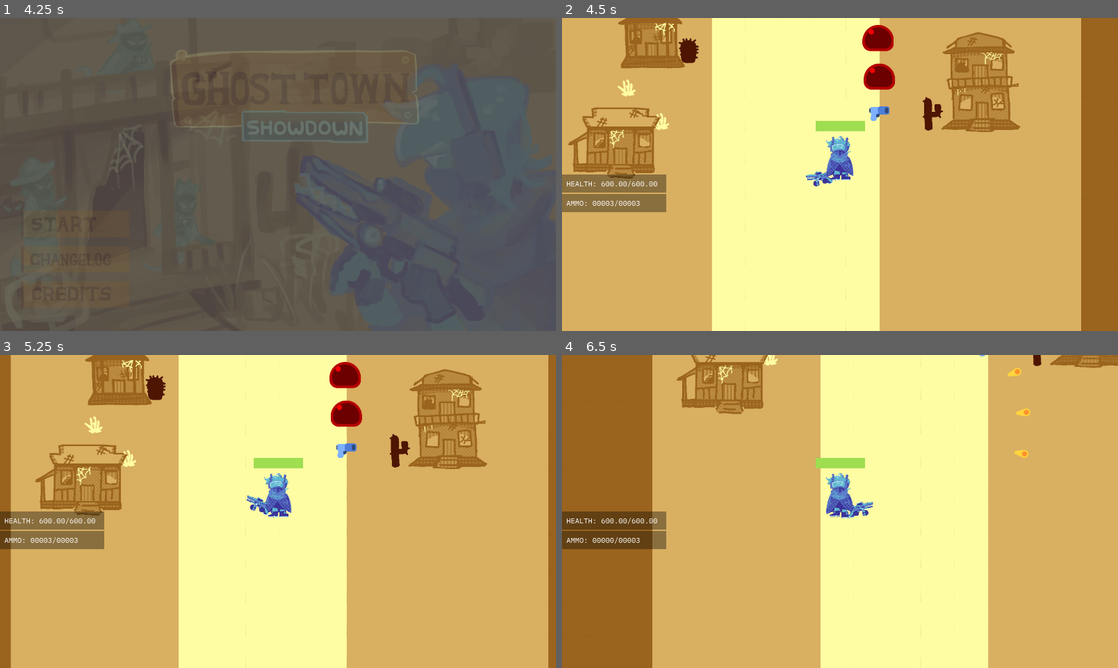
Above: before the commit, frames 1-4 (two rows, left to right).
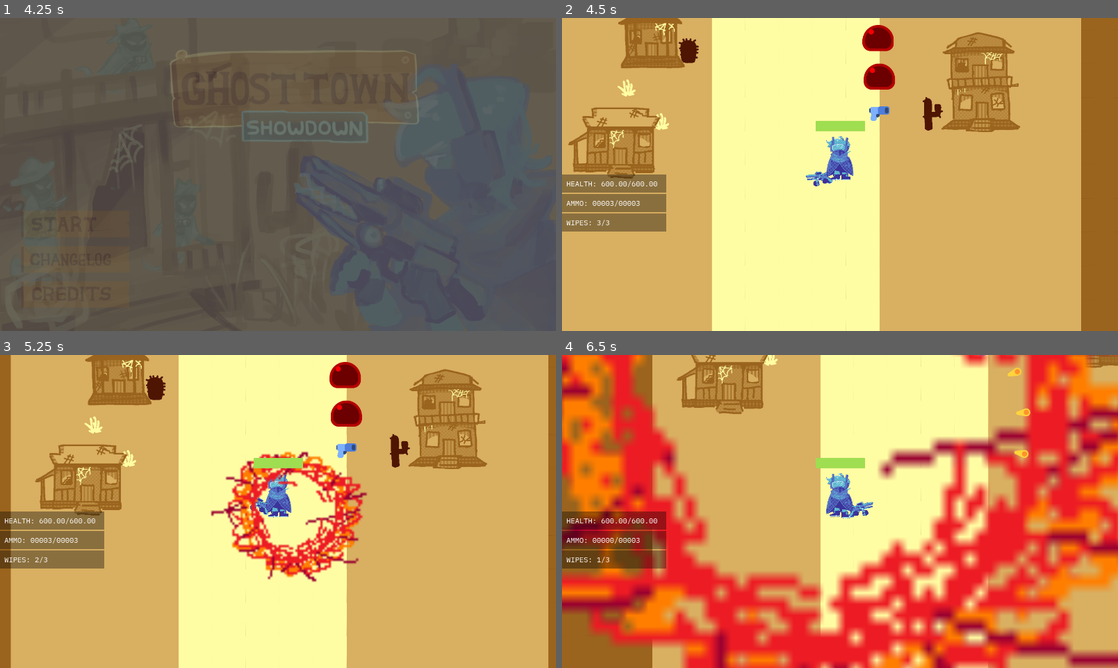
Above: after the commit, the same moments.

Repository: mid-at-coding/imgd-game
Game: Godot game, scene res://scenes/splash_screen.tscn
Two runs of this game, one before a commit and one after it. Both use one fixed random seed, a clock stepped at 60 frames per second and the inputs below.
Inputs (mouse positions are in pixels of both pictures, inside the frame that each line leads up to):
- Up to frame 1 (4.25 s): tap Enter (accept_pickup) at 0.5, 1.25, 1.35, 2, 2.75 s; move the mouse to (400, 158) at 0.52 s; hold D (move_right) 0.53-1.28 s; hold Space (use_wipe, bound only after the commit) 0.53-1.28 s; click (400, 158) at 0.67 s; move the mouse to (166, 190) at 1.27 s; hold S (move_down) 1.28-2.03 s; tap Space (use_wipe, bound only after the commit) at 1.55, 2.85, 3.8 s; move the mouse to (333, 105) at 2.02 s; hold D (move_right) 2.03-2.78 s; hold Space (use_wipe, bound only after the commit) 2.03-2.78 s; move the mouse to (250, 237) at 2.77 s; hold W (move_up) 2.78-3.53 s; click (250, 237) at 2.92 s; move the mouse to (444, 221) at 3.52 s; hold A (move_left) from 3.53 s (still down); hold Enter (accept_pickup) from 3.53 s (still down)
- Up to frame 2 (4.5 s): release A (move_left) at 4.25 s; release Enter (accept_pickup) at 4.25 s; click (639, 224) at 4.25 s
- Up to frame 3 (5.25 s): tap Enter (accept_pickup) at 5 s; move the mouse to (111, 464) at 5.02 s; hold A (move_left) from 5.03 s (still down); tap Space (use_wipe, bound only after the commit) at 5.1 s
- Up to frame 4 (6.5 s): move the mouse to (867, 511) at 5.77 s; release A (move_left) at 5.78 s; hold S (move_down) from 5.78 s (still down); hold Space (use_wipe, bound only after the commit) from 5.78 s (still down); click (867, 511) at 5.92 s

Frame 1 is identical in both runs. In frame 2, 1.1% of the frame differs, in the area x 0-19%, y 62-69%; in frame 3, 6.1%; in frame 4, 56%, in the area x 0-100%, y 0-100%.

Commit message:
Added Screen Wipe

Diff:
--- a/game/project.godot
+++ b/game/project.godot
@@ -125,6 +125,11 @@
 "events": [Object(InputEventKey,"resource_local_to_scene":false,"resource_name":"","device":-1,"window_id":0,"alt_press …(195 unchanged characters)…
 ]
 }
+use_wipe={
+"deadzone": 0.2,
+"events": [Object(InputEventKey,"resource_local_to_scene":false,"resource_name":"","device":-1,"window_id":0,"alt_pressed":false,"shift_pressed":false,"ctrl_pressed":false,"meta_pressed":false,"pressed":false,"keycode":0,"physical_keycode":32,"key_label":0,"unicode":32,"location":0,"echo":false,"script":null)
+]
+}
 
 [layer_names]
 
--- a/game/scenes/player.tscn
+++ b/game/scenes/player.tscn
@@ -107,4 +107,13 @@
 fit_content = true
 scroll_active = false
 
+[node name="ChargeDisplay" type="RichTextLabel" parent="VitalsDisplay" unique_id=1413393872]
+clip_contents = false
+layout_mode = 2
+theme = ExtResource("8_ur7pv")
+theme_override_styles/normal = SubResource("StyleBoxFlat_y4r1p")
+text = "WIPES"
+fit_content = true
+scroll_active = false
+
 [connection signal="health_depleted" from="HappyBoo" to="." method="_on_happy_boo_health_depleted"]
--- /dev/null
+++ b/game/scenes/screen_wipe.gd
@@ -0,0 +1,37 @@
+# This script is responsible for an expanding ring that acts as a screen wipe.
+# Parameters:
+# expansion_time: Time in seconds for the ring to reach max size
+# max_scale: The maximum scale multiplier for the ring
+# Tree:
+# [screen_wipe] : Area2D
+# |_ CollisionShape2D : CollisionShape2D
+extends Area2D
+
+@export var expansion_time : float = 1.5
+@export var max_scale : float = 50.0
+
+var wipe_payload : BulletData
+
+# Initialize damage payload and start expansion animation
+func _ready() -> void:
+	wipe_payload = BulletData.new(0, 0, 9999, BulletData.OwnerClass.PLAYER)
+	var tween = create_tween()
+	tween.tween_property(self, "scale", Vector2.ONE * max_scale, expansion_time)
+	tween.tween_callback(queue_free)
+
+# Apply damage to valid enemy creatures that enter the ring
+func _on_body_entered(body: Node2D) -> void:
+	# Debug print so we can see EXACTLY what the ring is touching
+	print("Screen wipe touched: ", body.name)
+
+	# Check if it has creature data (this matches your bullet_2d.gd logic!)
+	if body.get("creature_data") == null:
+		return
+
+	# Prevent friendly fire
+	if body.get("creature_data").ownerMask == wipe_payload.owner:
+		return
+
+	# Deal the damage
+	if body.has_method("take_damage"):
+		body.take_damage(wipe_payload)
--- /dev/null
+++ b/game/scenes/screen_wipe.tscn
@@ -0,0 +1,23 @@
+[gd_scene format=3 uid="uid://cmbwbprkikbe8"]
+
+[ext_resource type="Script" uid="uid://hiej0x1cx44d" path="res://scenes/screen_wipe.gd" id="1_hugti"]
+[ext_resource type="Texture2D" uid="uid://hi7mxw3kdb7w" path="res://assets/art/FireRing.png" id="2_nu058"]
+
+[sub_resource type="CircleShape2D" id="CircleShape2D_763yj"]
+
+[node name="screen_wipe" type="Area2D" unique_id=1222919200]
+collision_layer = 0
+collision_mask = 3
+script = ExtResource("1_hugti")
+expansion_time = 1.0
+max_scale = 100.0
+
+[node name="CollisionShape2D" type="CollisionShape2D" parent="." unique_id=1234352381]
+shape = SubResource("CircleShape2D_763yj")
+
+[node name="Sprite2D" type="Sprite2D" parent="CollisionShape2D" unique_id=1223470353]
+position = Vector2(-1, 1)
+scale = Vector2(0.51000005, 0.54999995)
+texture = ExtResource("2_nu058")
+
+[connection signal="body_entered" from="." to="." method="_on_body_entered"]
--- a/game/scripts/creature.gd
+++ b/game/scripts/creature.gd
@@ -38,6 +38,9 @@
 @onready var gun : ParameterGun = get_node(creature_data.gunName)
 @onready var health = creature_data.maxhealth
 var player
+
+const SCREEN_WIPE_SCENE = preload("res://scenes/screen_wipe.tscn")
+var wipe_charges : int = 3
 
 func _ready():
 	if creature_data.movement == CreatureData.TargetMode.FOLLOW:
@@ -97,3 +100,15 @@
 # XXX: this should definitely be done a different way
 func _on_happy_boo_health_depleted() -> void:
 	health_depleted.emit()
+
+# Fire screen wipe if creature is player-controlled and has charges
+func _input(event: InputEvent) -> void:
+	# Ensure only the player can use this ability
+	if creature_data.movement != CreatureData.TargetMode.INPUT:
+		return
+
+	if event.is_action_pressed("use_wipe") and wipe_charges > 0:
+		wipe_charges -= 1
+		var wipe = SCREEN_WIPE_SCENE.instantiate()
+		wipe.global_position = global_position
+		get_tree().root.add_child(wipe)
--- a/game/scripts/happy_boo_vitals_display.gd
+++ b/game/scripts/happy_boo_vitals_display.gd
@@ -13,3 +13,5 @@
 	$AmmoDisplay.clear()
 	$AmmoDisplay.add_text("AMMO: %05d/%05d" % \
 		[creature.gun.ammo, ParameterGun.get_consumption(creature.gun.gun_data)])
+	$ChargeDisplay.clear()
+	$ChargeDisplay.add_text("WIPES: %01d/3" % [creature.wipe_charges])
--- a/game/scripts/navigation_manager.gd
+++ b/game/scripts/navigation_manager.gd
@@ -9,6 +9,7 @@
 static var player_gun
 static var player_health
 static var player_ammo
+static var player_charges : int = 3
 
 signal on_trigger_player_spawn
 
@@ -30,6 +31,7 @@
 		player_gun = player.gun.gun_data
 		player_health = player.health
 		player_ammo = player.gun.ammo
+		player_charges = player.wipe_charges
 		spawn_door_tag = destination_tag
 		get_tree().call_deferred("change_scene_to_packed", scene_to_load)
 
@@ -39,6 +41,7 @@
 	player.gun.gun_data = player_gun
 	player.health = player_health
 	player.gun.ammo = player_ammo
+	player.wipe_charges = player_charges
 
 func trigger_player_spawn(position: Vector2, direction: String):
 	on_trigger_player_spawn.emit(position, direction)
Binary file added: game/assets/art/FireRing.png
Not shown, added: game/assets/art/FireRing.png.import
Not shown, added: game/scenes/screen_wipe.gd.uid
